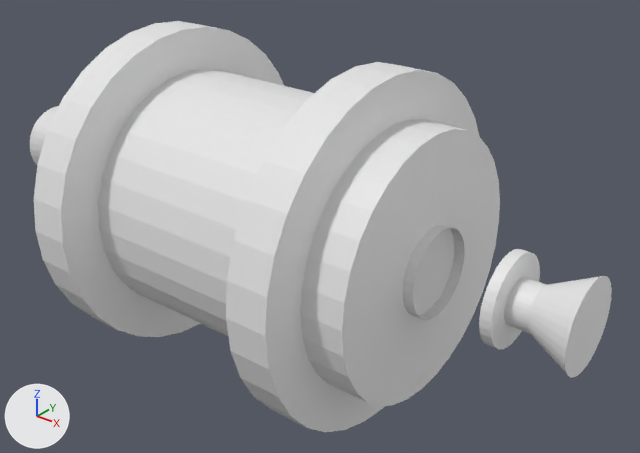
An edit to the Blender file TMF-files/Blender/grinderRoller.blend, drawn before and after from the same camera.
One viewpoint serves both versions: a 50 mm camera at (20.88, -22.13, 16.9) aimed at (9.05, -7.33, 7.72). Arrows for +X, +Y and +Z are at lower left; the lights stay in place.

In view in the first picture: 'Cone', 'ConeFlangeInner', 'ConeFlangeOuter', 'ConeGroup2', 'Gear', 'Gear2', 'Roller'.
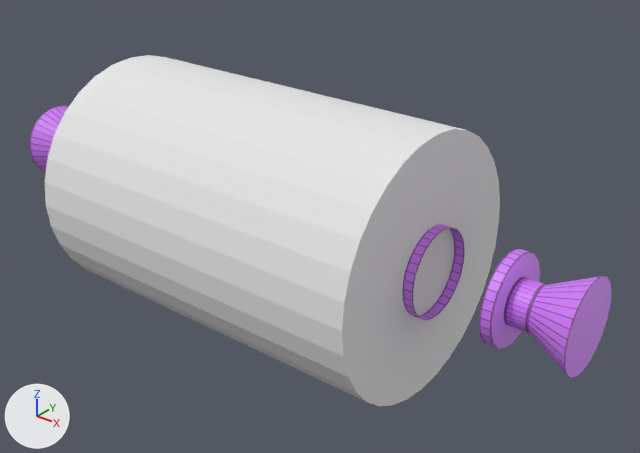
Where the newer file only moved an object's origin or applied its transform, the numbers keep the older frame.

Diff of the bpy script that builds the scene:
```diff
--- a/TMF-files/Blender/grinderRoller.blend.py
+++ b/TMF-files/Blender/grinderRoller.blend.py
@@ img_grinderroller_png @@
+img_grinderroller_png = load_image('grinderRoller.png', '../../TMF-resources/TheMinersFriend/machines/grinderRoller.png', 256, 256, 'sRGB')
@@ mat_material @@
+mat_material = diffuse_material('Material')
+mat_material.base_color = (0.8, 0.8, 0.8)  # white #e7e7e7
@@ mat_grinderroller_png @@
+mat_grinderroller_png = principled_material('grinderRoller.png')
+mat_grinderroller_png.texture = img_grinderroller_png
@@ me_cylinder_009 @@
 me_cylinder_009.from_pydata(...)  # 64 vertices, 32 faces; spans x -1.0..1.0, y -1.0..1.0, z -1.0..1.0
 # used by ob_coneflangeinner; location = (12.62, -8.0, 8.0); rotation_euler = (0.0, 4.712, 0.0), in degrees (0, 270, 0); scale = (1.0, 1.0, 0.125)
+# me_cylinder_009 part 2: texture (UV) coordinates changed
+me_cylinder_009.materials.append(mat_grinderroller_png)  # picture img_grinderroller_png
@@ me_cone @@
 me_cone.from_pydata(...)  # 96 vertices, 65 faces; spans x -1.0..1.0, y -1.0..1.0, z -1.0..0.5
 # used by ob_cone; location = (15.0, -8.0, 8.0); rotation_euler = (0.0, 4.712, 0.0), in degrees (0, 270, 0)
+# me_cone part 3: texture (UV) coordinates changed
+me_cone.materials.append(mat_grinderroller_png)  # picture img_grinderroller_png
@@ me_cylinder_003 @@
 me_cylinder_003.from_pydata(...)  # 64 vertices, 33 faces; spans x -1.0..1.0, y -1.0..1.0, z -1.0..1.0
 # used by ob_coneflangeouter; location = (14.38, -8.0, 8.0); rotation_euler = (0.0, 1.571, 0.0), in degrees (0, 90, 0); scale = (1.0, 1.0, 0.125)
+# me_cylinder_003 part 1: 33 faces spanning x -1.0..1.0, y -1.0..1.0, z -1.0..1.0 switch from no material to mat_grinderroller_png (picture img_grinderroller_png)
@@ me_cylinder @@
 me_cylinder.from_pydata(...)  # 64 vertices, 34 faces; spans x -1.0..1.0, y -1.0..1.0, z -1.0..1.0
+me_cylinder.materials.append(mat_material)  # white #e7e7e7
@@ col_conegroup @@
 col_conegroup = bpy.data.collections.new('ConeGroup')
+col_conegroup.objects.link(ob_coneflangeouter)
 col_conegroup.objects.link(ob_coneflangeinner)
 col_conegroup.objects.link(ob_cone)
-col_conegroup.objects.link(ob_coneflangeouter)
@@ ob_gear @@
-ob_gear = bpy.data.objects.new('Gear', me_cylinder_001)
-ob_gear.location = (11.0, -8.0, 8.0)
-ob_gear.rotation_euler = (0.0, 1.571, 0.0)  # degrees (0, 90, 0)
-ob_gear.scale = (4.0, 4.0, 0.5)
@@ ob_gear2 @@
-ob_gear2 = bpy.data.objects.new('Gear2', None)
-ob_gear2.location = (16.0, -16.0, 0.0)
-ob_gear2.rotation_euler = (0.0, 0.0, 3.142)  # degrees (0, 0, 180)
-ob_gear2.show_instancer_for_render = False
-ob_gear2.instance_type = 'COLLECTION'
-ob_gear2.instance_collection = col_gear
```

Boxes [x1, y1, x2, y2] around the edits, measured in the pictures (640 x 453 px):
'Roller', recoloured: [45, 55, 500, 406] in both
'Gear', deleted: before [226, 62, 480, 432]
'Gear2', deleted: before [34, 21, 284, 337]
'Cone', recoloured, surface changed (white to purple): [504, 276, 612, 378] in both
'ConeFlangeInner', recoloured, surface changed (grey to purple): [403, 224, 464, 320] in both
'ConeGroup2', surface changed, recoloured (white to purple): [30, 106, 68, 172] in both
part 1 of me_cylinder_003, recoloured (white to purple): [479, 249, 540, 349] in both
